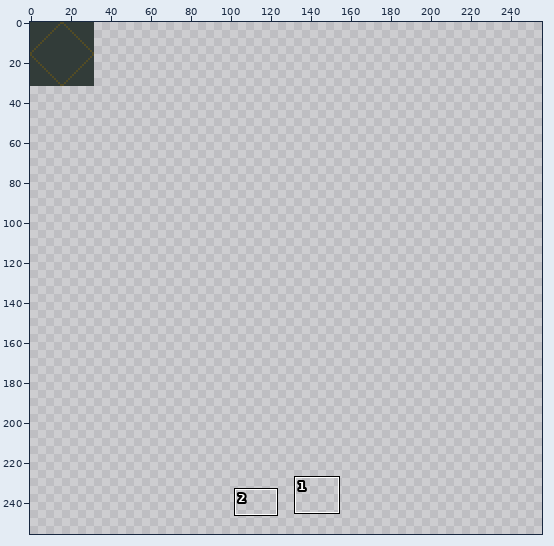
Edited in one commit: pixel-art file (src/assets/tileset-demo.ase). The first picture is a wide view before the edit; the outline marks the close-up.
Close-up. The starting point:
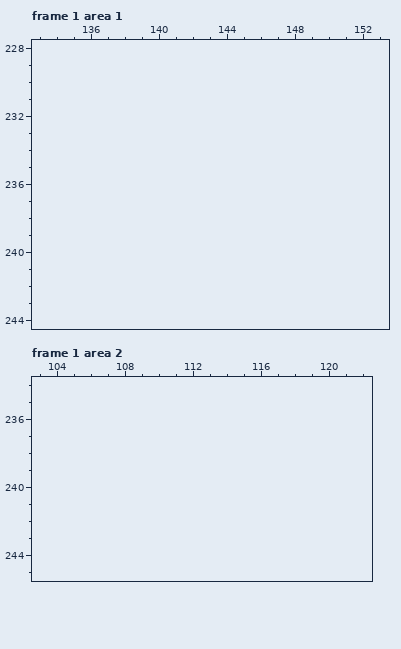
32x32 pixels, 42 frames. Shown: frame 1 area 1: x 133..153, y 228..244; frame 1 area 2: x 103..122, y 234..245. The old version is drawn lined up with the new one, on the new canvas. The commit also changed other frames or places, which this record leaves out.
After the commit:
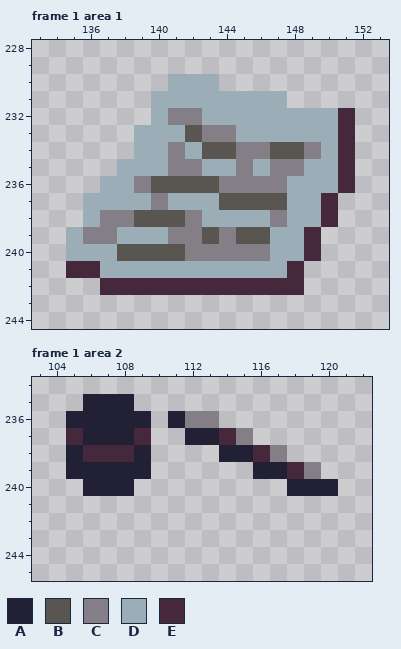
Palette (. is transparent): A #222034  B #595652  C #847e87  D #9badb7  E #45283c
The exact change:
canvas 32x32 -> 256x256
Frame 1 area 1:
Colour B is added in row 233 at x 142; in row 234 at x 143 to 144 and 147 to 148; in row 236 at x 140 to 143; in row 237 at x 144 to 147; in row 238 at x 139 to 141; in row 239 at x 143 and 145 to 146.
Colour B is added in row 240 at x 138 to 141.
Colour C is added in row 232 at x 141 to 142; in row 233 at x 143 to 144; in row 234 at x 141, 145 to 146 and 149; in row 235 at x 141 to 142, 145 and 147 to 148; in row 236 at x 139 and 144 to 147; in row 237 at x 140.
Colour C is added in row 238 at x 137 to 138, 142 and 147; in row 239 at x 136 to 137, 141 to 142 and 144; in row 240 at x 142 to 146.
Colour D is added in row 230 at x 141 to 143; in row 231 at x 140 to 147; in row 232 at x 140 and 143 to 150; in row 233 at x 139 to 141 and 145 to 150; in row 234 at x 139 to 140, 142 and 150; in row 235 at x 138 to 140, 143 to 144, 146 and 149 to 150.
Colour D is added in row 236 at x 137 to 138 and 148 to 150; in row 237 at x 136 to 139, 141 to 143 and 148 to 149; in row 238 at x 136, 143 to 146 and 148 to 149; in row 239 at x 135, 138 to 140 and 147 to 148; in row 240 at x 135 to 137 and 147 to 148; in row 241 at x 137 to 147.
Colour E is added in rows 232 to 236 at x 151; in rows 237 to 238 at x 150; in rows 239 to 240 at x 149; in row 241 at x 135 to 136 and 148; in row 242 at x 137 to 148.
Frame 1 area 2:
Colour A is added in row 235 at x 106 to 108; in row 236 at x 105 to 109 and 111; in row 237 at x 106 to 108 and 112 to 113; in row 238 at x 105, 109 and 114 to 115; in row 239 at x 105 to 109 and 116 to 117; in row 240 at x 106 to 108 and 118 to 120.
Colour C is added in row 236 at x 112 to 113; in row 237 at x 115; in row 238 at x 117; in row 239 at x 119.
Colour E is added in row 237 at x 105, 109 and 114; in row 238 at x 106 to 108 and 116; in row 239 at x 118.
Boxes around the changes in both close-ups, in picture pixels (x1, y1, x2, y2):
added: (66, 74, 355, 295)
added: (66, 394, 338, 496)
